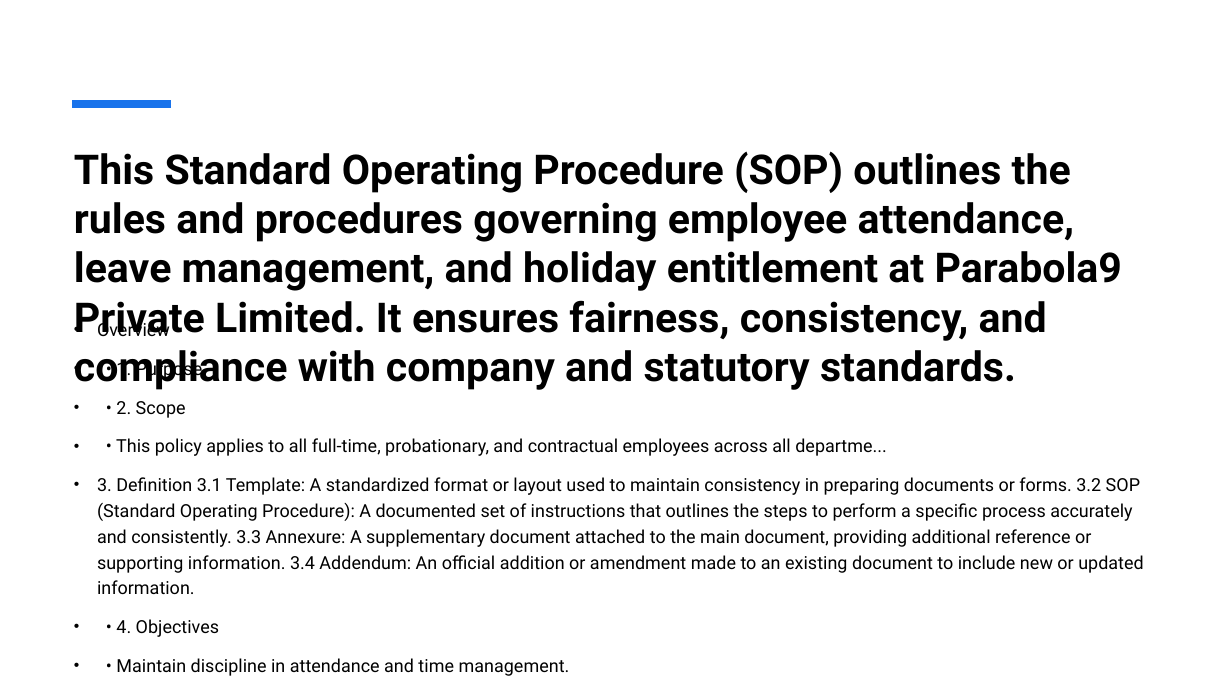
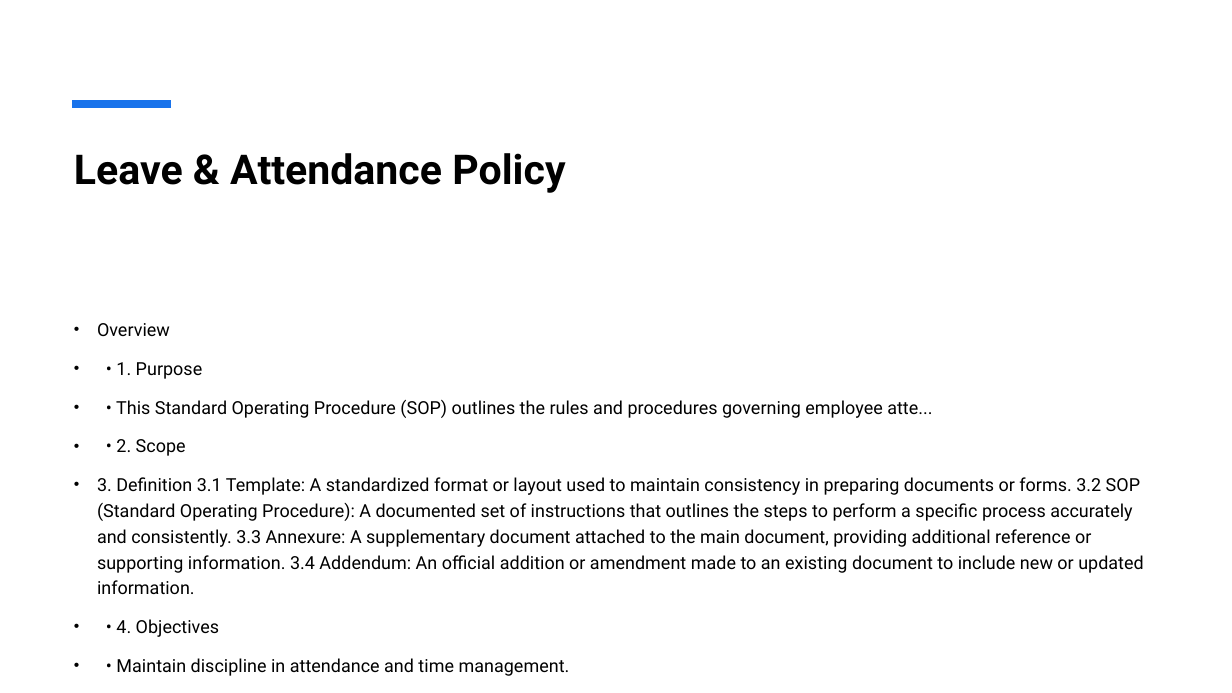
Before and after one commit to Sabushaik/SOP, a slide deck: slide 15 of Comprehensive_SOP_Presentation.pptx. Drawn at 1232x693 pixels with LibreOffice and Linux fonts; fonts in the diff are those of the drawing. Boxes give left, top, right and bottom in pixels: in the first picture for what was removed or moved away, otherwise in the second. Text is boxed around its words. In the diff, an @@ line names an element or a change of style, - is before the commit and + after.

```diff
--- a/Comprehensive_SOP_Presentation.pptx
+++ b/Comprehensive_SOP_Presentation.pptx
@@ title at (74,153,565,193): text changed @@
-This Standard Operating Procedure (SOP) outlines the rules and procedures governing employee attendance, leave management, and holiday entitlement at Parabola9 Private Limited. It ensures fairness, consistency, and compliance with company and statutory standards.
+Leave & Attendance Policy
@@ text at (116,400,932,418): paragraph added @@
+• • This Standard Operating Procedure (SOP) outlines the rules and procedures governing employee atte...
@@ text at (116,438,887,456): paragraph removed @@
-• • This policy applies to all full-time, probationary, and contractual employees across all departme...
```
Also in this commit, not shown: 12 other slides changed, 1 other file.
